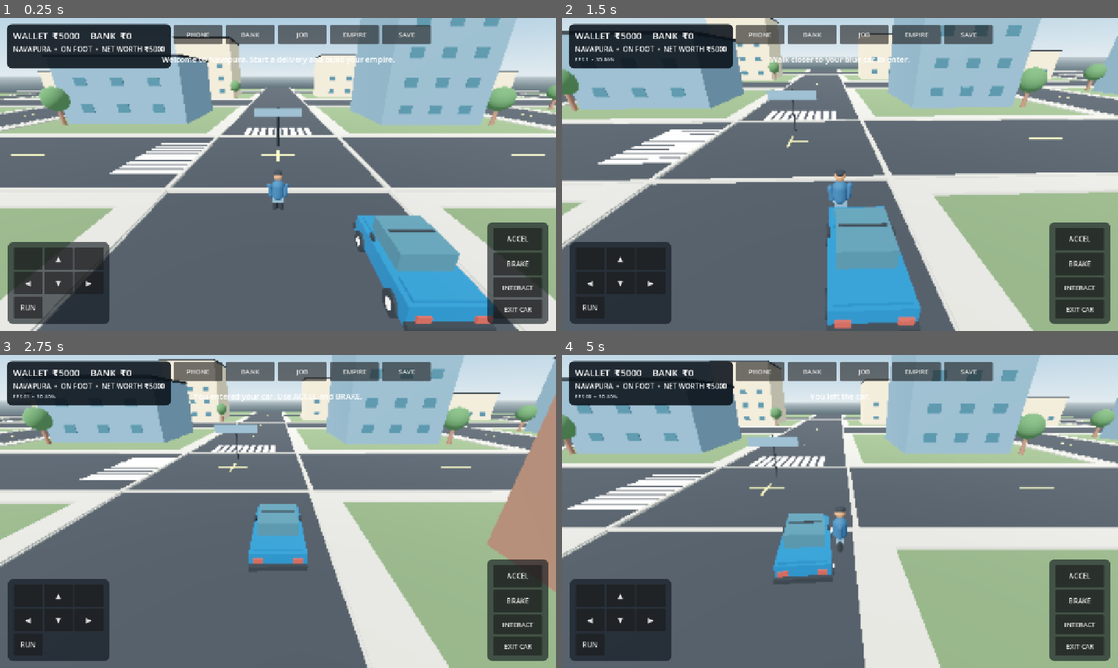
Above: before the commit, frames 1-4 (two rows, left to right).
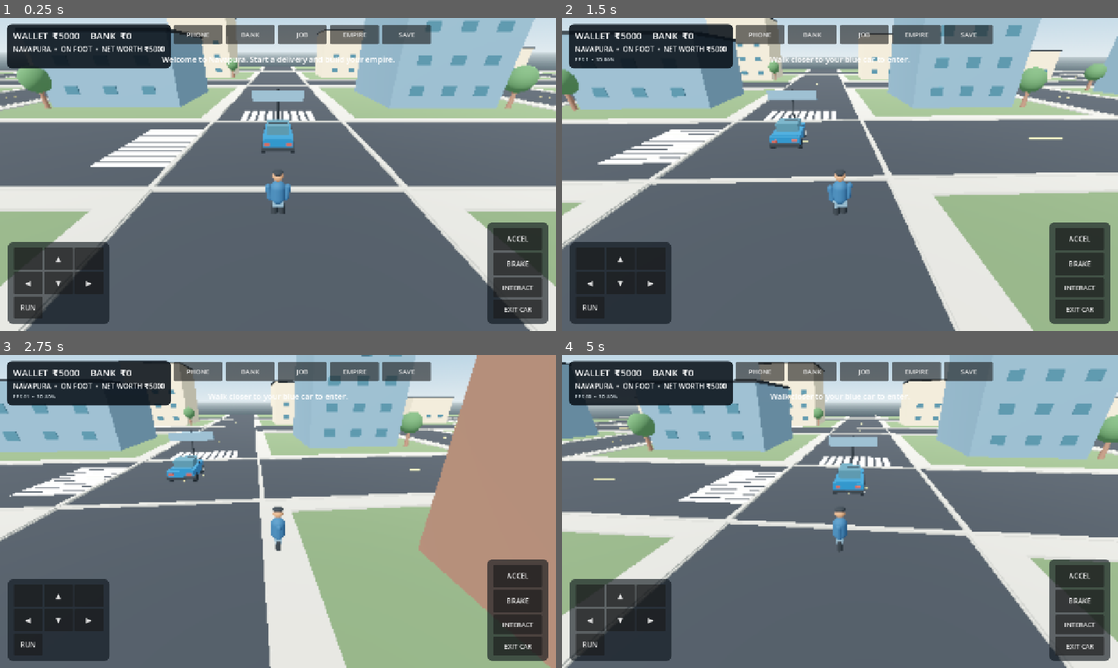
Above: after the commit, the same moments.

Repository: g82202773-coder/-blue-orbit-731
Game: Godot game, scene res://scenes/main.tscn
Two runs of this game, one before a commit and one after it. Both use one fixed random seed, a clock stepped at 60 frames per second and the inputs below.
Inputs:
- Up to frame 1 (0.25 s): no input
- Up to frame 2 (1.5 s): hold D (move_right) 0.53-1.28 s; tap E (interact) at 0.6 s; hold S (move_back) from 1.28 s (still down); tap Shift (run) at 1.35 s
- Up to frame 3 (2.75 s): release S (move_back) at 2.03 s; hold D (move_right) from 2.03 s (still down); tap E (interact) at 2.1 s
- Up to frame 4 (5 s): release D (move_right) at 2.78 s; hold W (move_forward) 2.78-3.53 s; tap Shift (run) at 2.85, 4.35 s; hold A (move_left) from 3.53 s (still down); tap E (interact) at 3.6 s

The runs differ from the first frame. In frame 1, 32% of the frame differs, in the area x 0-100%, y 0-100%; in frame 2, 5.9%; in frame 3, 44%; in frame 4, 49%.

Commit message:
Place starter player and car on the central road for a proper first spawn

Diff:
--- a/scripts/main.gd
+++ b/scripts/main.gd
@@ -386,7 +386,7 @@
 func _build_player() -> void:
     player = CharacterBody3D.new()
     player.name = "Player"
-    player.position = Vector3(0.0, 1.0, 12.0)
+    player.position = Vector3(0.0, 1.0, 5.4)
     player.floor_snap_length = 0.25
 
     var collider := CollisionShape3D.new()
@@ -448,7 +448,7 @@
 func _build_car() -> void:
     car = CharacterBody3D.new()
     car.name = "StarterCar"
-    car.position = Vector3(4.0, 0.72, 12.0)
+    car.position = Vector3(0.0, 0.72, 0.0)
     car.floor_snap_length = 0.25
 
     var collider := CollisionShape3D.new()
@@ -497,9 +497,9 @@
 
 func _build_job_markers() -> void:
     pickup_marker = _make_marker(mats["yellow"])
-    pickup_marker.position = Vector3(0.0, 0.85, -28.0)
+    pickup_marker.position = Vector3(-16.0, 0.85, 0.0)
     drop_marker = _make_marker(mats["green"])
-    drop_marker.position = Vector3(0.0, 0.85, 12.0)
+    drop_marker.position = Vector3(0.0, 0.85, 40.0)
     add_child(pickup_marker)
     add_child(drop_marker)
     pickup_marker.hide()
